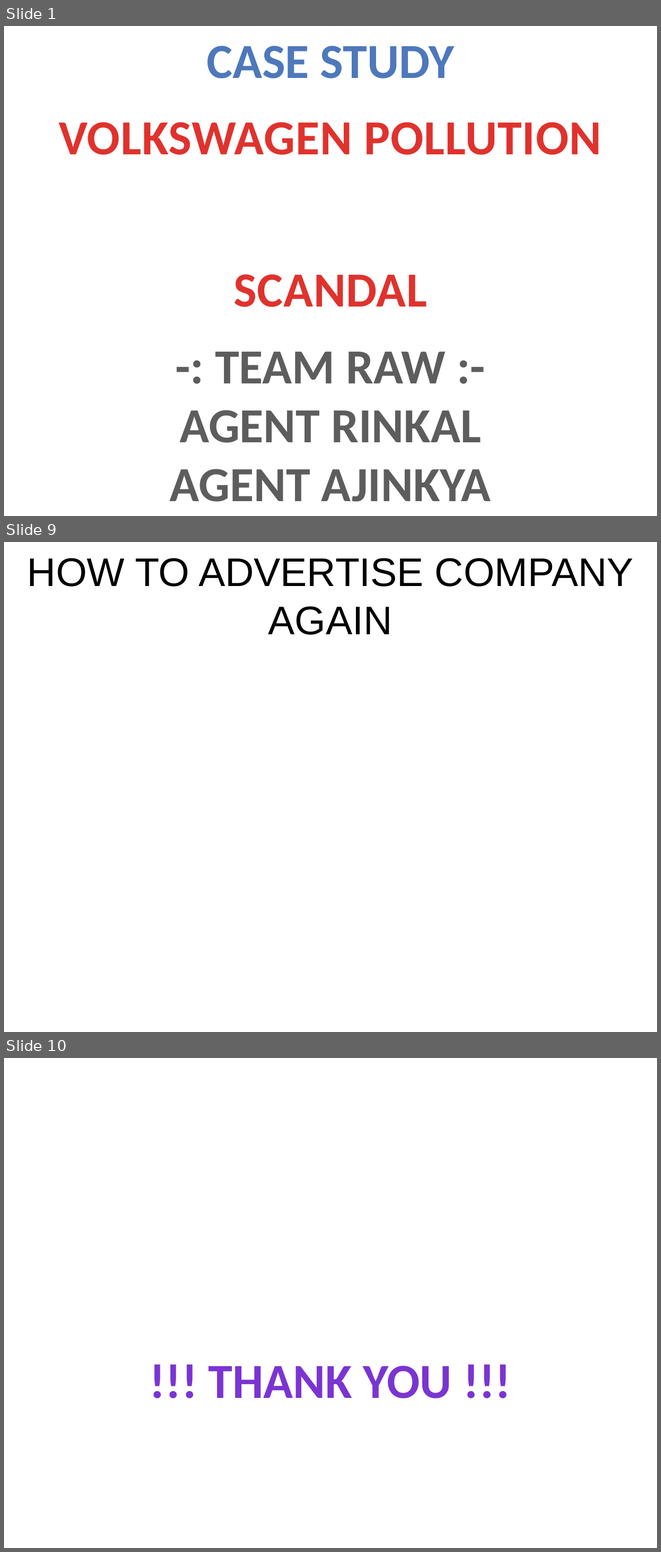
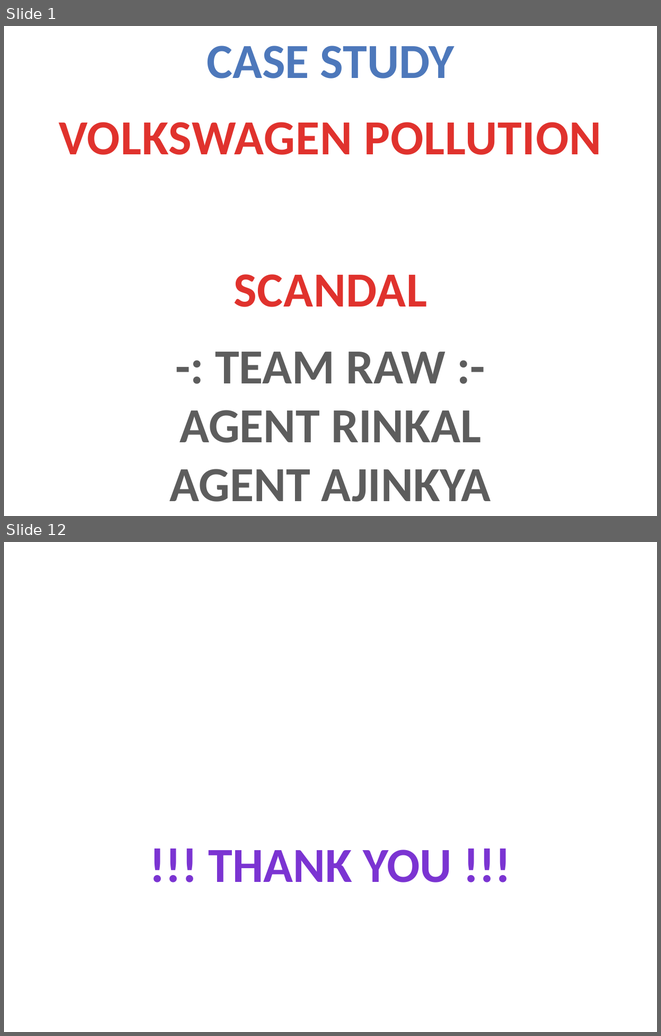
Before and after one commit to ajinkyabedekar/Case-Study, a slide deck: CASE STUDY VOLKSWAGEN POLLUTION SCANDAL.pptx. Shown one above the other, each under a label of ours: slides 1, 9 and 10 before the commit, slides 1 and 12 after it; the slides between them are not shown. The pictures are 661x1552 and 661x1036 pixels, drawn with LibreOffice and Linux fonts; fonts in the diff are those of the drawing; background and template pictures are left out. Boxes give left, top, right and bottom in pixels: in the first picture for what was removed or moved away, otherwise in the second. Text is boxed around its words. In the diff, an @@ line names an element or a change of style, - is before the commit and + after.

```diff
--- a/CASE STUDY VOLKSWAGEN POLLUTION SCANDAL.pptx
+++ b/CASE STUDY VOLKSWAGEN POLLUTION SCANDAL.pptx
@@ slide 9 removed at (4,542,657,1032), background picture (left out) @@
@@ title removed at (27,558,634,635) @@
-HOW TO ADVERTISE COMPANY AGAIN
@@ what was slide 10 is now slide 12 @@
```
Also in this commit, not shown: 7 slides changed, 3 slides added, 7 other files.
